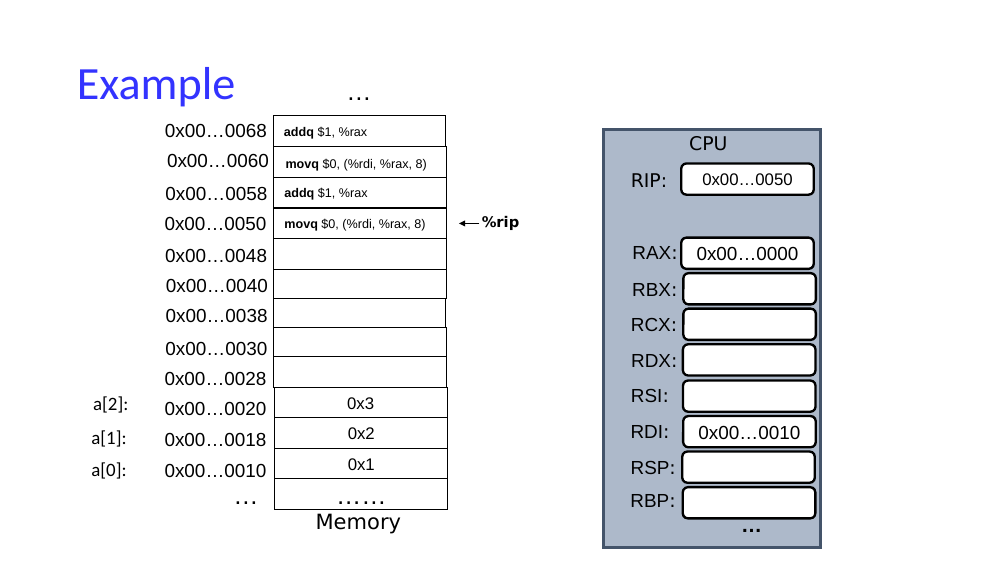
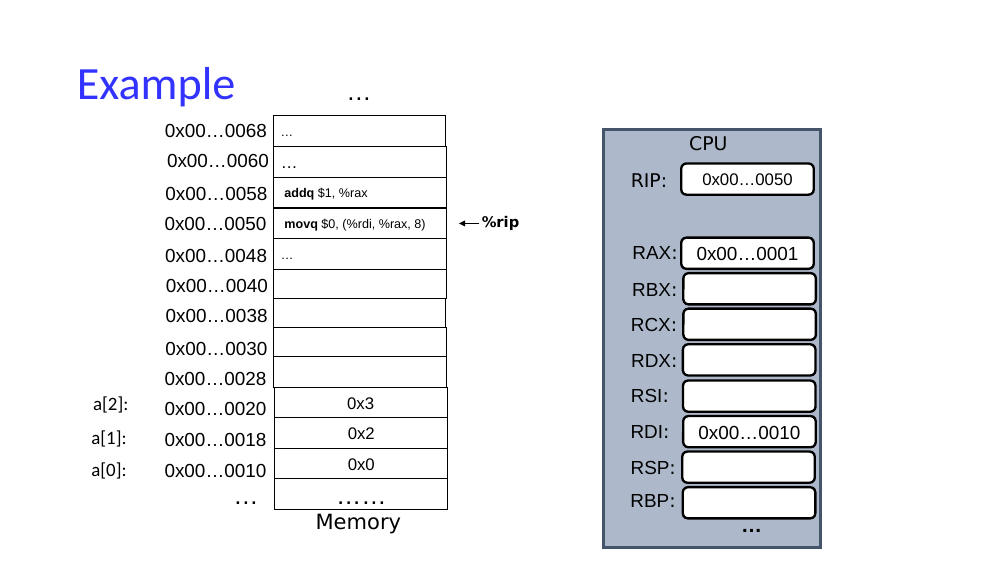
Before and after one commit to NYU-CSO/nyu-cso.github.io, a slide deck: slide 39 of notes/07-Machine_Basics_cont.pptx (slide 15 before the commit). Drawn at 1008x567 pixels with LibreOffice and Linux fonts; fonts in the diff are those of the drawing. Boxes give left, top, right and bottom in pixels: in the first picture for what was removed or moved away, otherwise in the second. Text is boxed around its words. In the diff, an @@ line names an element or a change of style, - is before the commit and + after.

```diff
--- a/notes/07-Machine_Basics_cont.pptx
+++ b/notes/07-Machine_Basics_cont.pptx
@@ text in rectangle at [284, 127, 368, 139]: text changed @@
-addq $1, %rax
+…
@@ text in rectangle at [286, 159, 427, 171]: text changed; size 12 to 16 pt @@
-movq $0, (%rdi, %rax, 8)
+…
@@ text in rectangle at [274, 239, 447, 270]: text added @@
+…
@@ text in rounded rectangle at [697, 246, 799, 261]: text changed @@
-0x00…0000
+0x00…0001
@@ text in rectangle at [348, 458, 375, 470]: text changed @@
-0x1
+0x0
```
Also in this commit, not shown: 16 other slides changed, 22 slides added, 3 other files.
